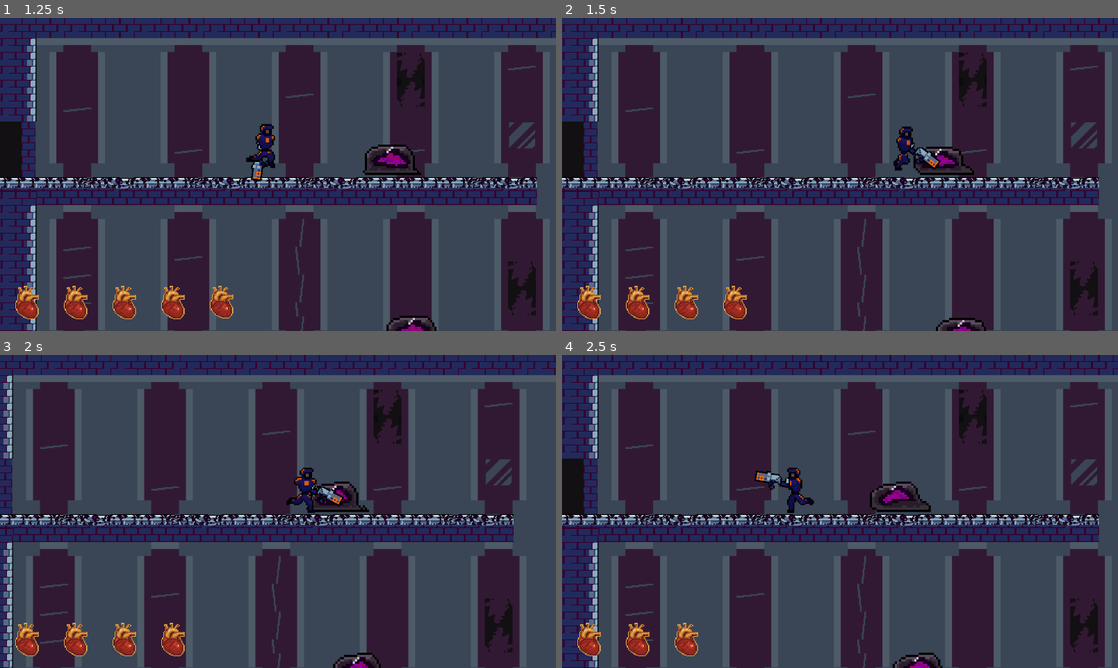
Above: before the commit, frames 1-4 (two rows, left to right).
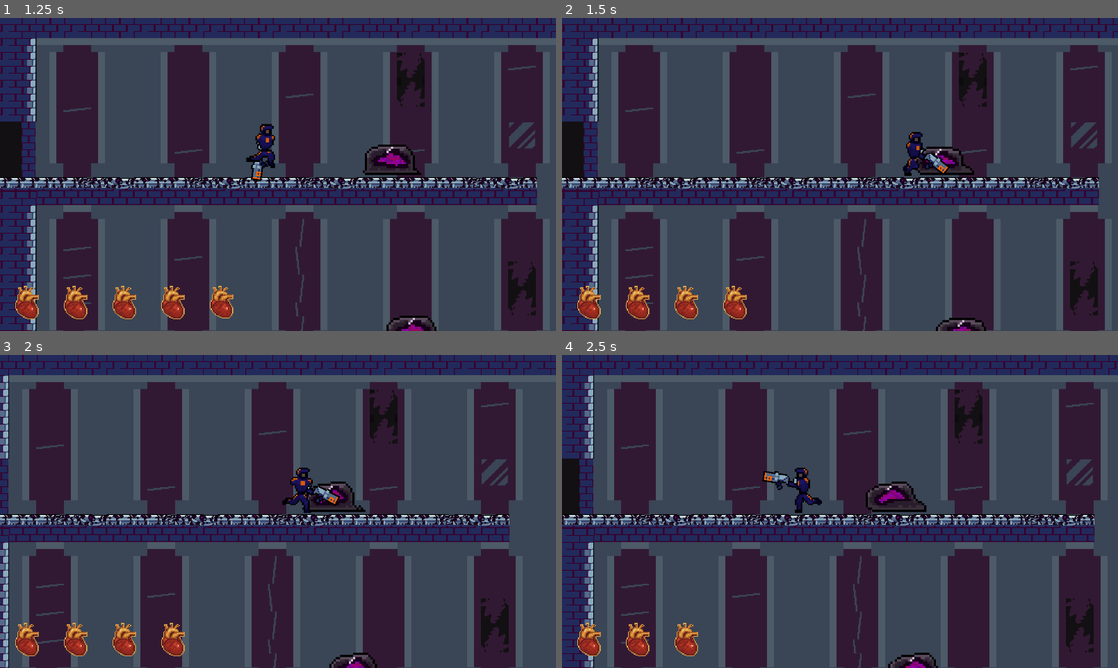
Above: after the commit, the same moments.

Repository: Shynkos/Senior-Design-Project
Game: Godot game, scene res://scenes/Levels/2ndBuildingRoom.tscn
The game is run twice, just before and just after one commit, with the same random seed, the same clock (stepped at 60 frames per second) and the same inputs. This scene is started directly instead of the project's main scene.
Inputs (mouse positions are in pixels of both pictures, inside the frame that each line leads up to):
- Up to frame 1 (1.25 s): tap Enter at 0.5 s; move the mouse to (250, 237) at 0.52 s; hold D (Move right) from 0.53 s (still down); click (250, 237) at 0.6 s; tap Space (Jump) at 0.77 s
- Up to frame 2 (1.5 s): keep holding D (Move right); move the mouse to (1006, 221) at 1.27 s; tap E (Interact) at 1.35 s
- Up to frame 3 (2 s): keep holding D (Move right); tap Space (Jump) at 1.52 s
- Up to frame 4 (2.5 s): move the mouse to (673, 464) at 2.02 s; release D (Move right) at 2.03 s; hold A (Move left) from 2.03 s (still down); click (673, 464) at 2.1 s

Frame 1 is identical in both runs. In frame 2, 0.7% of the frame differs, in the area x 59-70%, y 34-51%; in frame 3, 13%; in frame 4, 15%, in the area x 0-100%, y 0-100%.

Commit message:
Fixed bug where player could get inside boss hitbox and avoid damage

Diff:
--- a/scenes/Characters/player.gd
+++ b/scenes/Characters/player.gd
@@ -9,6 +9,9 @@
 @export var gravity = 2000.0
 @export var jump_vel = -800.0
 var on_ground = true
+var in_hitbox = false
+var enemybody: Node2D = null
+
 var SpikeScene = preload("res://scenes/Components/spike.tscn")
 
 var jump = false
@@ -62,35 +65,45 @@
 		fire_cooldown = fire_delay
 		wants_to_fire = false
 
+	if in_hitbox:
+		take_damage(enemybody)
+
 
 #enemy damage
 func _on_hurtbox_body_entered(body: Node2D):
+	if body.is_in_group("Enemies"):
+		in_hitbox = true
+		enemybody = body
+
+
+func _on_hurtbox_body_exited(body: Node2D):
+	if body.is_in_group("Enemies"):
+		in_hitbox = false
+		enemybody = null
+
+
+func take_damage(source: Node2D):
 	if not $Timers/InvulnTimer.time_left:
-		if body.is_in_group("Enemies"):
-			take_damage(body)
-
-
-func take_damage(source: Node2D):
-	PlayerGlobal.Health -= 1
-	if PlayerGlobal.Health == 0:
-		# decrease healthbar
-		$HUD.hearts[PlayerGlobal.Health].visible = false
-
-		#player dies
-		death()
-	elif PlayerGlobal.Health > 0:
-		var direction = sign(global_position.x - source.global_position.x)
-
-		knockback_velocity = Vector2(300 * direction, -400)
-		velocity = knockback_velocity
-		is_hit = true
-
-		#decrease healthbar
-		$HUD.hearts[PlayerGlobal.Health].visible = false
-
-		$Timers/InvulnTimer.start()
-		flash([$AnimatedSprite2D])
-		#play damage noise
+		PlayerGlobal.Health -= 1
+		if PlayerGlobal.Health == 0:
+			# decrease healthbar
+			$HUD.hearts[PlayerGlobal.Health].visible = false
+
+			#player dies
+			death()
+		elif PlayerGlobal.Health > 0:
+			var direction = sign(global_position.x - source.global_position.x)
+
+			knockback_velocity = Vector2(300 * direction, -400)
+			velocity = knockback_velocity
+			is_hit = true
+
+			#decrease healthbar
+			$HUD.hearts[PlayerGlobal.Health].visible = false
+
+			$Timers/InvulnTimer.start()
+			flash([$AnimatedSprite2D])
+			#play damage noise
 
 
 func death():
--- a/scenes/Characters/player.tscn
+++ b/scenes/Characters/player.tscn
@@ -221,6 +221,7 @@
 shape = SubResource("RectangleShape2D_r13nr")
 
 [connection signal="body_entered" from="Hurtbox" to="." method="_on_hurtbox_body_entered"]
+[connection signal="body_exited" from="Hurtbox" to="." method="_on_hurtbox_body_exited"]
 [connection signal="options" from="Menus/PauseMenu" to="." method="_on_pause_menu_options"]
 [connection signal="pause" from="Menus/PauseMenu" to="." method="_on_pause_menu_pause"]
 [connection signal="back" from="Menus/OptionsMenu" to="." method="_on_options_menu_back"]
